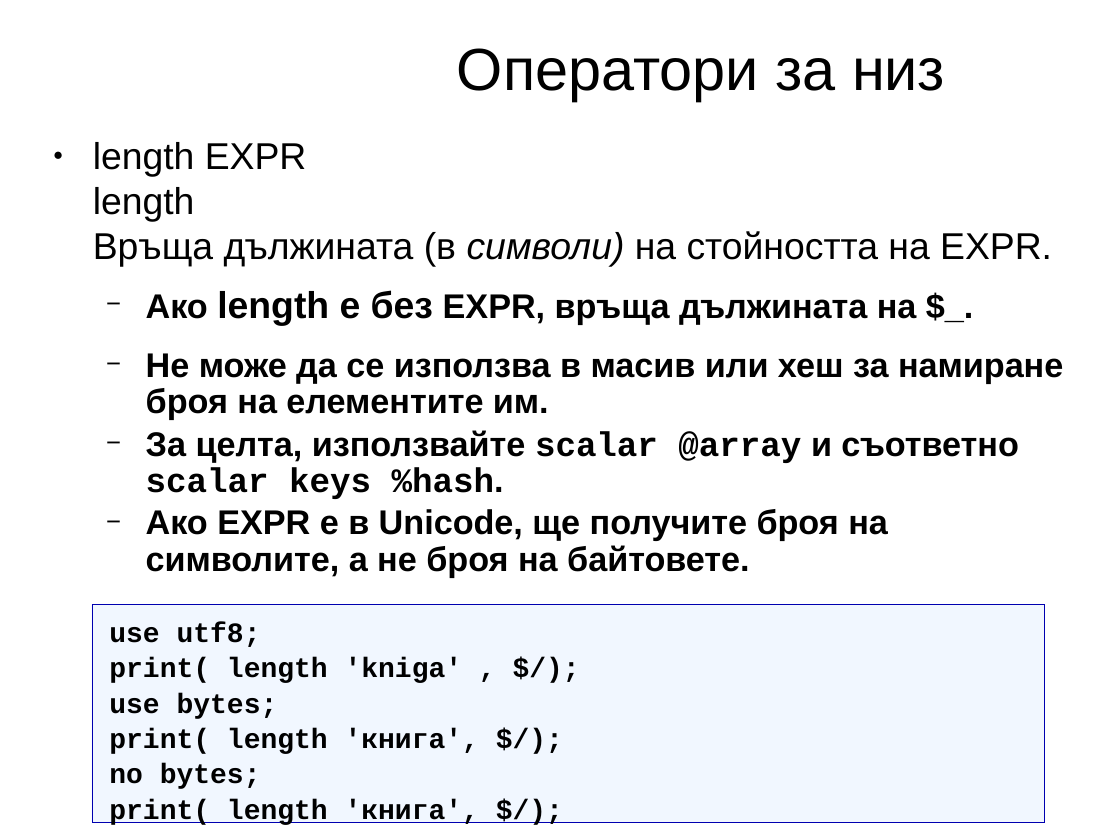
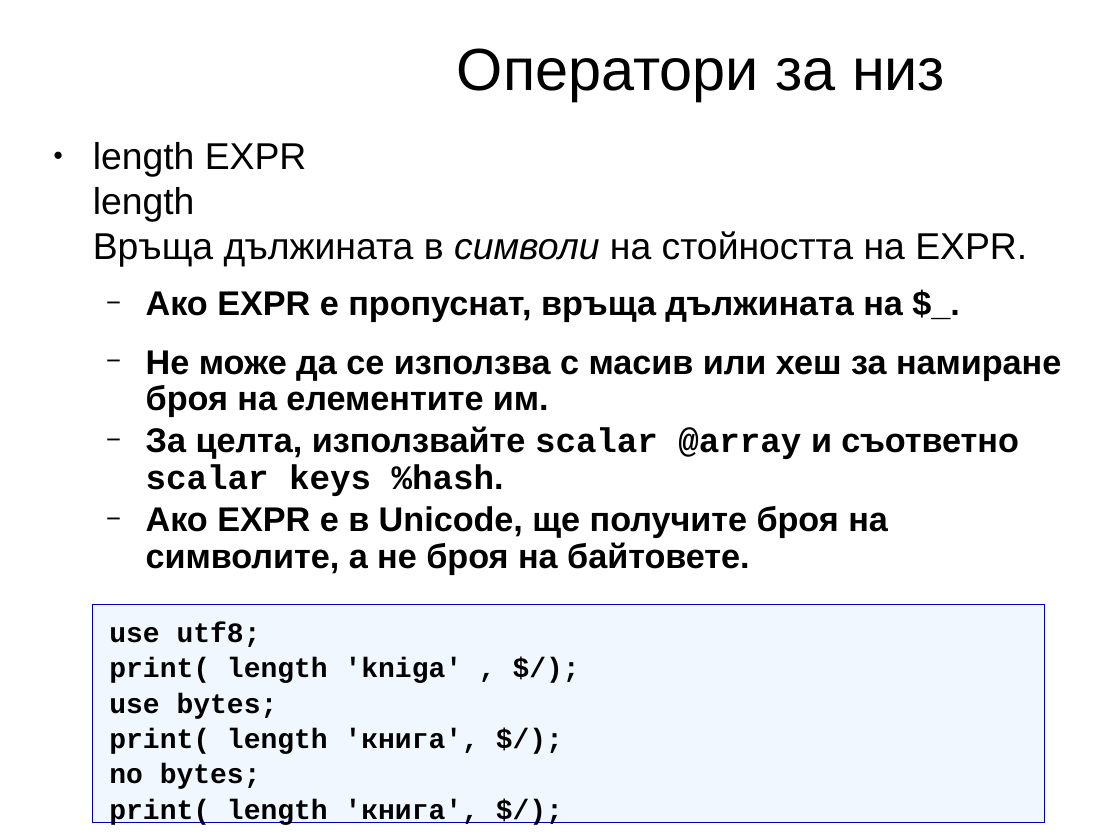
Before and after one commit to kberov/PerlProgrammingCourse, a slide deck: slide 18 of 02_scalar_data_types_bg.odp. Drawn at 1120x840 pixels with LibreOffice and Linux fonts; fonts in the diff are those of the drawing; background and template pictures are left out. Boxes give left, top, right and bottom in pixels: in the first picture for what was removed or moved away, otherwise in the second. Text is boxed around its words. In the diff, an @@ line names an element or a change of style, - is before the commit and + after.

```diff
--- a/02_scalar_data_types_bg.odp
+++ b/02_scalar_data_types_bg.odp
@@ text at (x1=93, y1=142, x2=1061, y2=417): text changed @@
-● length EXPR
-  length
-  Връща дължината (в символи) на стойността на EXPR.
-  − Ако length е без EXPR, връща дължината на $_.
-  − Не може да се използва в масив или хеш за намиране броя на елементите им.
+● length EXPR
+  length
+  Връща дължината в символи на стойността на EXPR.
+  − Ако EXPR е пропуснат, връща дължината на $_.
+  − Не може да се използва с масив или хеш за намиране броя на елементите им.
```
Also in this commit, not shown: 27 other slides changed, 2 other files.
